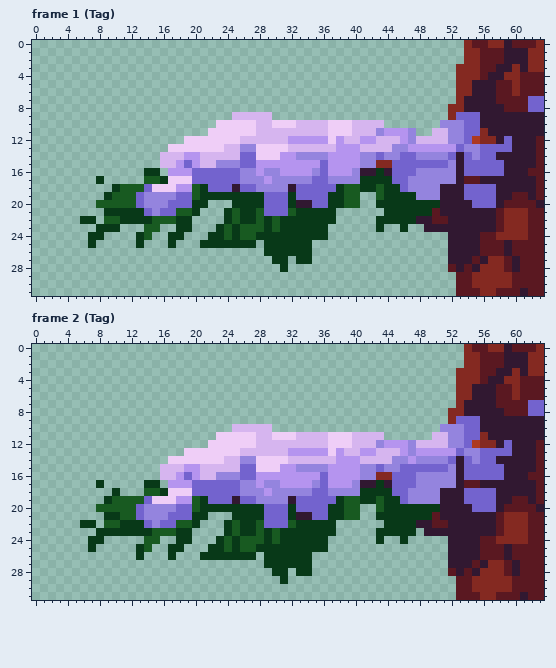
Two versions of one pixel-art file, poi/branch/frames.ase. The first picture shows the starting point.
64x32 pixels, 5 frames. Shown: frame 1 (Tag), frame 2 (Tag). The commit also changed other frames, which this record leaves out.
The same view after the edit:
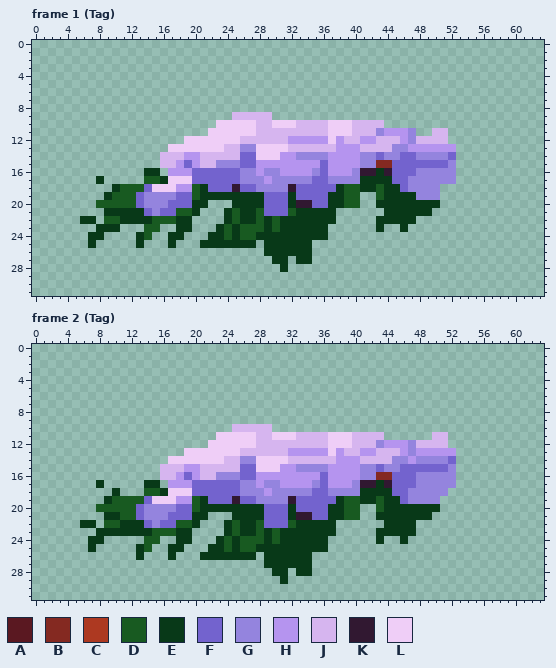
Palette (. is transparent): A #5a1821  B #842921  C #ad3921  D #185a21  E #083918  F #7363ce  G #9484de  H #b594ef  J #d6b5ef  K #311831  L #efcef7
Difference:
Changed rows in their new state; - is an unchanged pixel.
Frame 1 (Tag):
first column x 48:
 0 ------..........
 1 ------..........
 2 ------..........
 3 -----...........
 4 -----...........
 5 -----...........
 6 -----...........
 7 -----...........
 8 ----............
 9 ----............
10 ---.............
11 ----............
12 ----............
13 -----...........
14 -----...........
15 -----...........
16 -----...........
17 -----...........
18 ---.............
19 ---.............
20 ---.............
21 --..............
22 ................
23 -...............
24 ----............
25 ----............
26 ----............
27 ----............
28 ----............
29 -----...........
30 -----...........
31 -----...........
Frame 2 (Tag):
first column x 48:
 0 ------..........
 1 ------..........
 2 ------..........
 3 -----...........
 4 -----...........
 5 -----...........
 6 -----...........
 7 -----...........
 8 ----............
 9 ----............
10 ---.............
11 ----............
12 ----............
13 -----...........
14 -----...........
15 -----...........
16 -----...........
17 -----...........
18 ---G............
19 ---.............
20 ---.............
21 --..............
22 ................
23 -...............
24 ----............
25 ----............
26 ----............
27 ----............
28 ----............
29 -----...........
30 -----...........
31 -----...........
Boxes around the changes in both pictures, in picture pixels (x1, y1, x2, y2):
erased: (416, 40, 544, 296)
changed: (416, 344, 544, 600)
